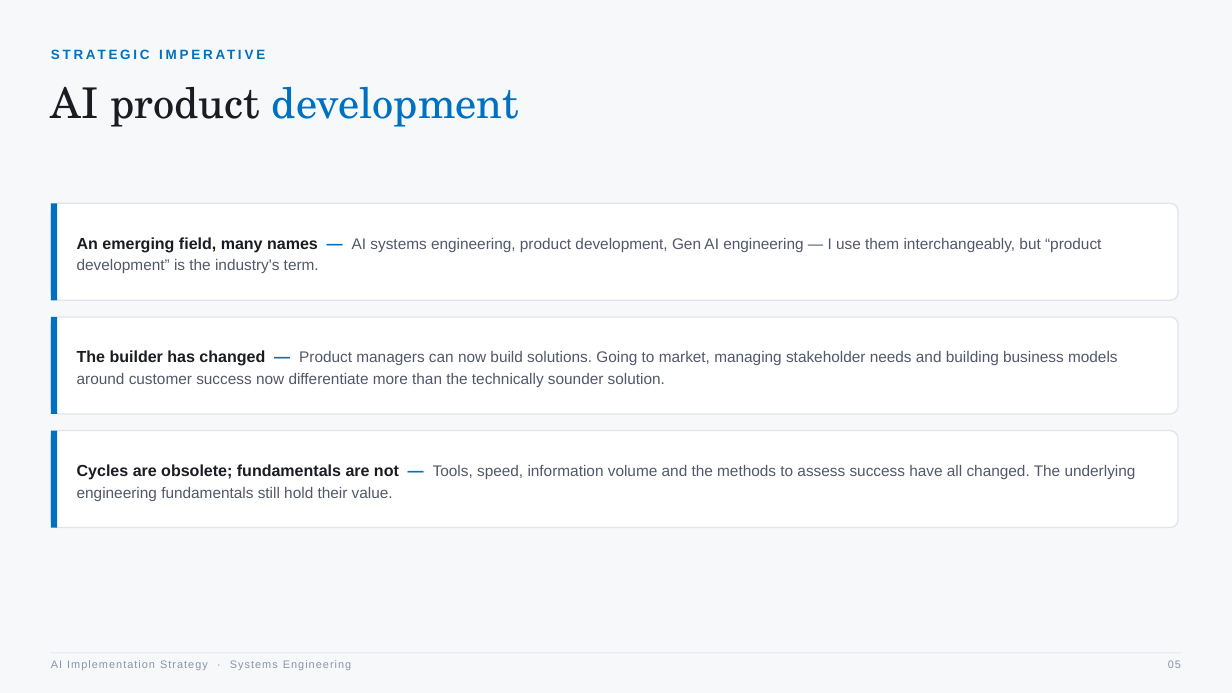
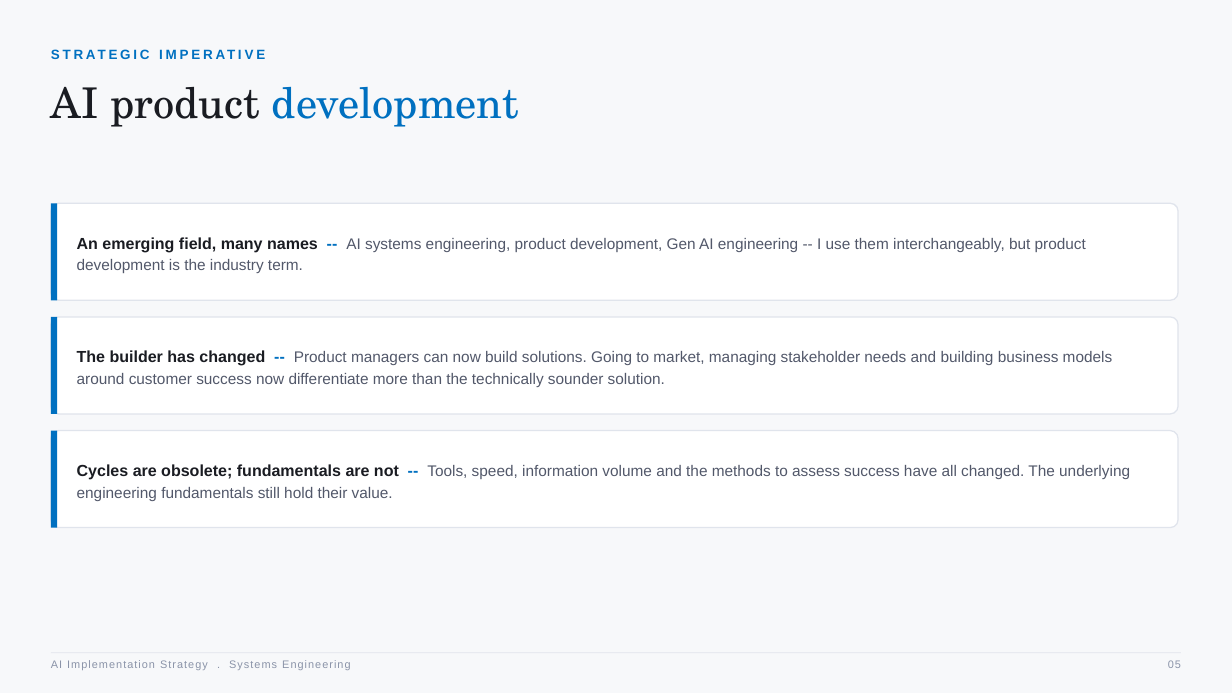
Before and after one commit to betodon96-svg/sai-workflow-app, a slide deck: slide 5 of AI_Implementation_Strategy_SE_Workshop.pptx. Drawn at 1232x693 pixels with LibreOffice and Linux fonts; fonts in the diff are those of the drawing. Boxes give left, top, right and bottom in pixels: in the first picture for what was removed or moved away, otherwise in the second. Text is boxed around its words. In the diff, an @@ line names an element or a change of style, - is before the commit and + after.

```diff
--- a/AI_Implementation_Strategy_SE_Workshop.pptx
+++ b/AI_Implementation_Strategy_SE_Workshop.pptx
@@ text at box(77, 237, 1086, 273): text changed @@
-An emerging field, many names — AI systems engineering, product development, Gen AI engineering — I use them interchangeably, but “product development” is the industry's term.
+An emerging field, many names -- AI systems engineering, product development, Gen AI engineering -- I use them interchangeably, but product development is the industry term.
@@ text at box(77, 350, 1113, 387): text changed @@
-The builder has changed — Product managers can now build solutions. Going to market, managing stakeholder needs and building business models around customer success now differentiate more than the technically sounder solution.
+The builder has changed -- Product managers can now build solutions. Going to market, managing stakeholder needs and building business models around customer success now differentiate more than the technically sounder solution.
@@ text at box(77, 464, 1130, 501): text changed @@
-Cycles are obsolete; fundamentals are not — Tools, speed, information volume and the methods to assess success have all changed. The underlying engineering fundamentals still hold their value.
+Cycles are obsolete; fundamentals are not -- Tools, speed, information volume and the methods to assess success have all changed. The underlying engineering fundamentals still hold their value.
@@ text at box(51, 660, 350, 670): text changed @@
-AI Implementation Strategy · Systems Engineering
+AI Implementation Strategy . Systems Engineering
```
Also in this commit, not shown: 19 other slides changed, 5 slides added, 1 slide removed.
